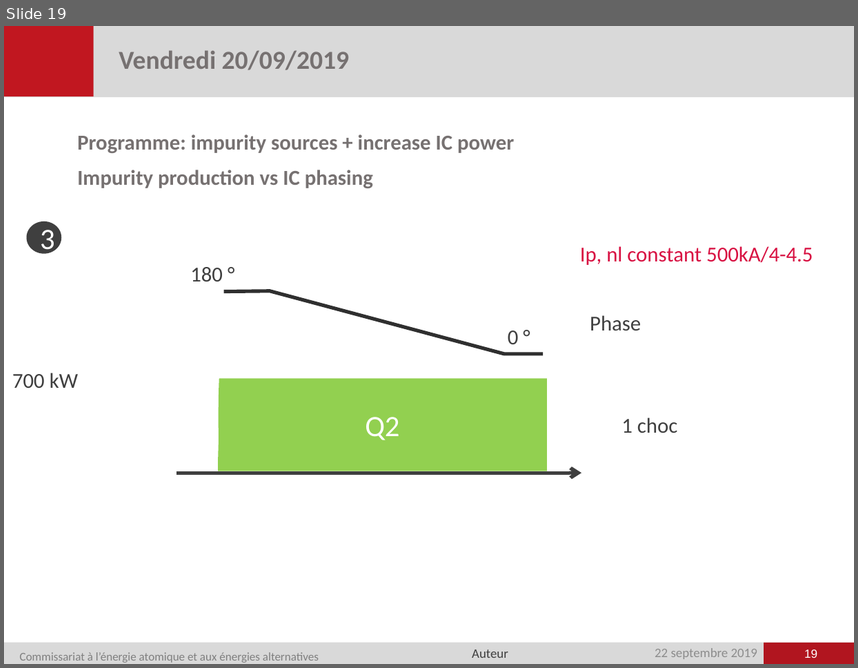
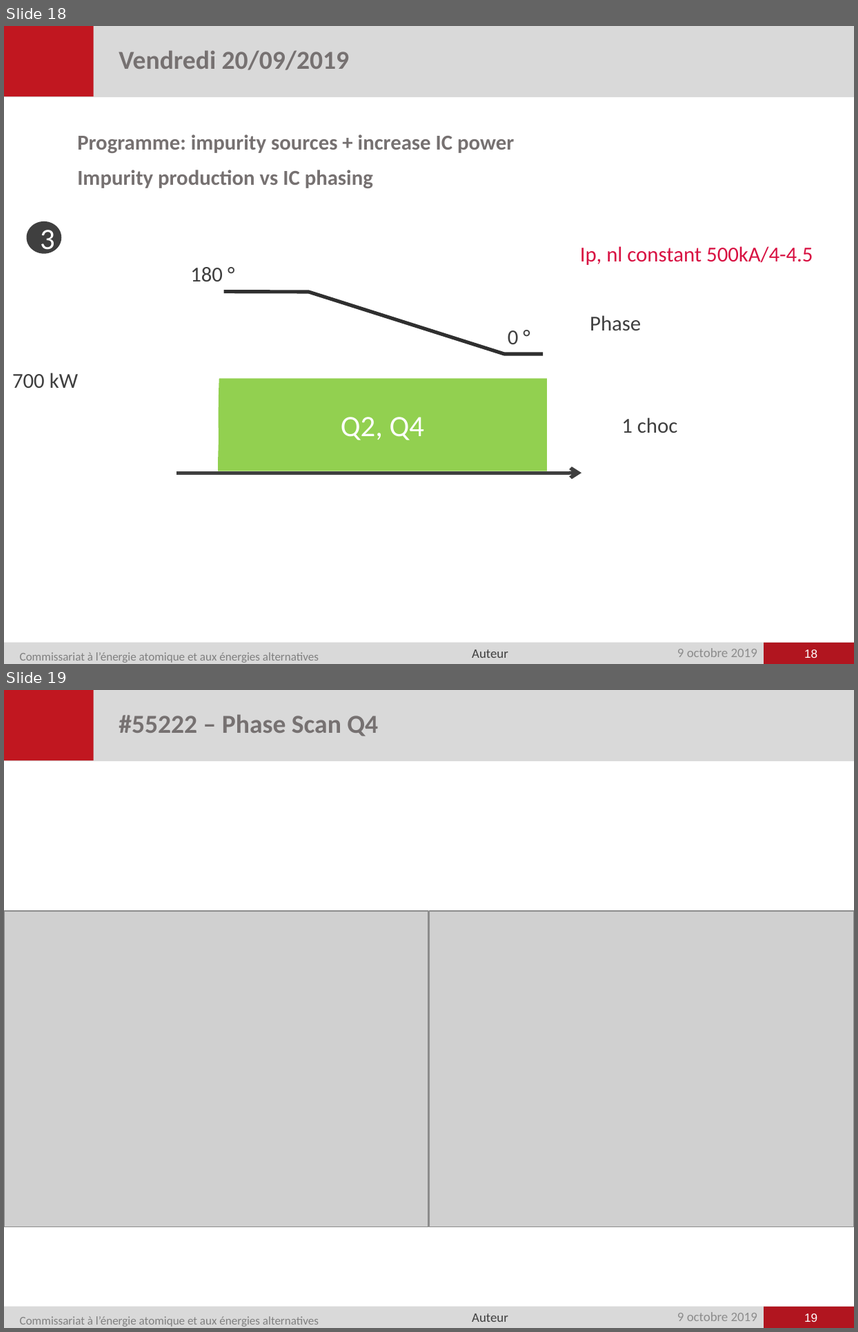
Before and after one commit to jhillairet/WEST_C4, a slide deck: presentations/WEST_IC_week38.pptx. Shown one above the other, each under a label of ours: slide 19 before the commit, slides 18 and 19 after it. The pictures are 858x668 and 858x1332 pixels, drawn with LibreOffice and Linux fonts; fonts in the diff are those of the drawing; grey boxes stand for pictures; background and template pictures are left out. Boxes give left, top, right and bottom in pixels: in the first picture for what was removed or moved away, otherwise in the second. Text is boxed around its words. In the diff, an @@ line names an element or a change of style, - is before the commit and + after.

Commit message:
ajouter de courbe sur les tests de scan de phase

```diff
--- a/presentations/WEST_IC_week38.pptx
+++ b/presentations/WEST_IC_week38.pptx
@@ slide 19 added at bbox=[4, 690, 854, 1328], background #FFFFFF; not listed: 7 template elements that a slide beside it also shows @@
@@ title added at bbox=[119, 714, 378, 736], 22 pt, text #767171, bold @@
+#55222 – Phase Scan Q4
@@ picture added at bbox=[4, 911, 428, 1226] @@
@@ picture added at bbox=[430, 911, 854, 1226] @@
@@ page number added at bbox=[804, 1313, 818, 1321], 10 pt, text #FFFFFF @@
+19
@@ what was slide 19 is now slide 18 @@
@@ slide 18 changed as well @@
@@ freeform shape at bbox=[224, 291, 543, 353]: outline redrawn @@
@@ text in freeform shape at bbox=[341, 417, 424, 440]: text changed @@
-Q2
+Q2, Q4
@@ text at bbox=[677, 648, 757, 657]: text changed @@
-22 septembre 2019
+9 octobre 2019
@@ page number at bbox=[804, 649, 818, 657]: text changed @@
-19
+18
```
Also in this commit, not shown: 15 other slides changed, 1 other slide added, 2 slides removed.
